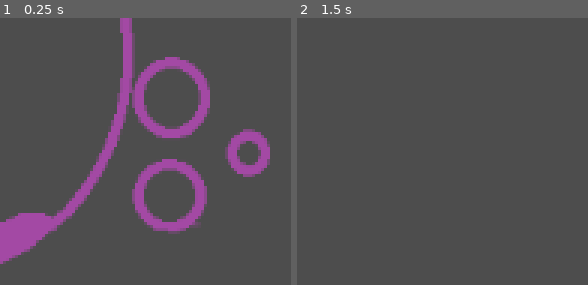
Above: before the commit, frames 1-2 (left to right).
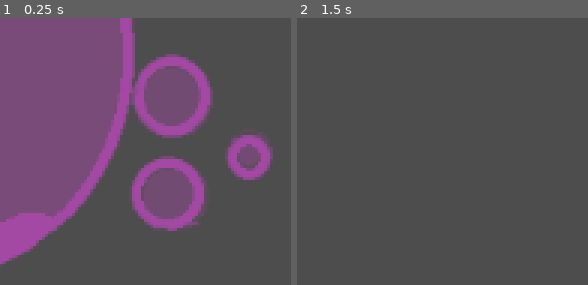
Above: after the commit, the same moments.

Repository: archimbald4488/FGJ2025
Game: Godot game, scene res://scenes/bubble.tscn
Same seed, same stepped clock (60 frames per second), same inputs: the game is played once before the commit and once after it. This scene is started directly instead of the project's main scene.
Inputs (mouse positions are in pixels of both pictures, inside the frame that each line leads up to):
- Up to frame 1 (0.25 s): no input
- Up to frame 2 (1.5 s): tap Enter at 0.5 s; move the mouse to (outside the picture) at 0.52 s; hold D (right) 0.53-1.28 s; click (outside the picture) at 0.6 s; move the mouse to (outside the picture) at 1.27 s; hold S (down) from 1.28 s (still down); click (outside the picture) at 1.35 s

The runs differ from the first frame. In frame 1, 36% of the frame differs, in the area x 0-94%, y 0-93%; in frame 2, nothing differs.

Commit message:
bubble animations

Diff:
--- a/scenes/bubble.tscn
+++ b/scenes/bubble.tscn
@@ -1,24 +1,69 @@
-[gd_scene load_steps=6 format=3 uid="uid://hvq1ttya5dg5"]
+[gd_scene load_steps=9 format=3 uid="uid://hvq1ttya5dg5"]
 
-[ext_resource type="Texture2D" uid="uid://2vwa0qtcda13" path="res://assets/bubble3.png" id="1_p288i"]
-[ext_resource type="Texture2D" uid="uid://4iqldemxauiw" path="res://assets/bubble2.png" id="2_6ljeh"]
-[ext_resource type="Texture2D" uid="uid://s82i5rwrq2cf" path="res://assets/bubble1.png" id="3_71i3b"]
+[ext_resource type="Texture2D" uid="uid://65hyw4aescil" path="res://assets/new-bubble/bubble.png" id="1_0x4xo"]
+[ext_resource type="Texture2D" uid="uid://dj2112bppijho" path="res://assets/new-bubble/bubble2.png" id="2_a8148"]
+[ext_resource type="Texture2D" uid="uid://b4o61wiq48koe" path="res://assets/new-bubble/bubble3.png" id="3_ejqa4"]
 [ext_resource type="Script" path="res://scenes/bubble.gd" id="4_4qj3w"]
+[ext_resource type="Texture2D" uid="uid://d3j6tgx3v0sq1" path="res://assets/new-bubble/bubble4.png" id="4_x47jt"]
+[ext_resource type="Texture2D" uid="uid://dp3c522txuju6" path="res://assets/new-bubble/bubble5.png" id="5_purx2"]
+[ext_resource type="Texture2D" uid="uid://cbk50ofhsb3fp" path="res://assets/new-bubble/bubble6.png" id="6_217hf"]
 
 [sub_resource type="SpriteFrames" id="SpriteFrames_l8juc"]
 animations = [{
 "frames": [{
 "duration": 1.0,
-"texture": ExtResource("1_p288i")
+"texture": ExtResource("1_0x4xo")
 }, {
 "duration": 1.0,
-"texture": ExtResource("2_6ljeh")
+"texture": ExtResource("2_a8148")
 }, {
 "duration": 1.0,
-"texture": ExtResource("1_p288i")
+"texture": ExtResource("3_ejqa4")
 }, {
 "duration": 1.0,
-"texture": ExtResource("3_71i3b")
+"texture": ExtResource("1_0x4xo")
+}, {
+"duration": 1.0,
+"texture": ExtResource("1_0x4xo")
+}, {
+"duration": 1.0,
+"texture": ExtResource("2_a8148")
+}, {
+"duration": 1.0,
+"texture": ExtResource("3_ejqa4")
+}, {
+"duration": 1.0,
+"texture": ExtResource("1_0x4xo")
+}, {
+"duration": 1.0,
+"texture": ExtResource("2_a8148")
+}, {
+"duration": 1.0,
+"texture": ExtResource("3_ejqa4")
+}, {
+"duration": 1.0,
+"texture": ExtResource("2_a8148")
+}, {
+"duration": 1.0,
+"texture": ExtResource("3_ejqa4")
+}, {
+"duration": 1.0,
+"texture": ExtResource("1_0x4xo")
+}, {
+"duration": 1.0,
+"texture": ExtResource("4_x47jt")
+}, {
+"duration": 1.0,
+"texture": ExtResource("5_purx2")
+}, {
+"duration": 1.0,
+"texture": ExtResource("6_217hf")
+}, {
+"duration": 1.0,
+"texture": ExtResource("5_purx2")
+}, {
+"duration": 1.0,
+"texture": ExtResource("4_x47jt")
 }],
 "loop": true,
 "name": &"bubbles",
@@ -28,5 +73,5 @@
 [node name="Bubble" type="AnimatedSprite2D"]
 sprite_frames = SubResource("SpriteFrames_l8juc")
 animation = &"bubbles"
-frame_progress = 0.774952
+frame_progress = 0.562089
 script = ExtResource("4_4qj3w")
--- a/scenes/map.tscn
+++ b/scenes/map.tscn
@@ -1,15 +1,14 @@
-[gd_scene load_steps=15 format=3 uid="uid://hmga23hvrsvb"]
+[gd_scene load_steps=14 format=3 uid="uid://hmga23hvrsvb"]
 
 [ext_resource type="Script" path="res://scenes/map.gd" id="1_1tk0n"]
 [ext_resource type="Texture2D" uid="uid://b5hsebu8w1nbh" path="res://assets/Sunnyside assets/TILESET/SunnysideWorld_Tileset_V0.1.png" id="1_lkicu"]
 [ext_resource type="PackedScene" uid="uid://dq1xnliwhi688" path="res://scenes/player/player.tscn" id="2_2hccj"]
-[ext_resource type="PackedScene" uid="uid://ni0bal3rv040" path="res://scenes/cauldron.tscn" id="5_22xbv"]
 [ext_resource type="PackedScene" uid="uid://cp84t5412c2l7" path="res://scenes/hud.tscn" id="4_wihdx"]
+[ext_resource type="PackedScene" uid="uid://ni0bal3rv040" path="res://scenes/Cauldron.tscn" id="5_22xbv"]
 [ext_resource type="Script" path="res://scenes/cauldron.gd" id="6_2idbb"]
 [ext_resource type="AudioStream" uid="uid://351cv7k5vs5f" path="res://assets/Music/Something Brewing.wav" id="6_wawty"]
 [ext_resource type="AudioStream" uid="uid://vbf1lqlcqwfm" path="res://assets/Music/Boiling point.wav" id="7_0uqrk"]
 [ext_resource type="AudioStream" uid="uid://bqmaohmvxs6fn" path="res://assets/Music/FGJ3.wav" id="7_cmvh3"]
-[ext_resource type="PackedScene" uid="uid://bkp07ucalvdqe" path="res://scenes/powerups/powerup.tscn" id="7_tccl7"]
 [ext_resource type="AudioStream" uid="uid://clxr2ovxshfg3" path="res://assets/Music/FGJ2.wav" id="8_bs0ea"]
 
 [sub_resource type="TileSetAtlasSource" id="TileSetAtlasSource_0sjg1"]
@@ -463,7 +462,7 @@
 
 [node name="Player" parent="." instance=ExtResource("2_2hccj")]
 position = Vector2(-1, 34)
-scale = Vector2(0.2, 0.2)
+scale = Vector2(0.1, 0.1)
 health = 10
 metadata/_edit_group_ = true
 
--- a/scenes/player/player.tscn
+++ b/scenes/player/player.tscn
@@ -180,9 +180,8 @@
 rotation = 1.5708
 scale = Vector2(6, 6.323)
 sprite_frames = SubResource("SpriteFrames_74g05")
-animation = &"Idle animation"
+animation = &"Attack animation"
 autoplay = "Idle animation"
-frame_progress = 0.875302
 
 [node name="Attack2" type="Area2D" parent="Sprite2D"]
 position = Vector2(-2.75, 4.50735)
Binary file added: assets/new-bubble/bubble.png
Not shown, added: assets/new-bubble/bubble.png.import
Binary file added: assets/new-bubble/bubble2.png
Not shown, added: assets/new-bubble/bubble2.png.import
Binary file added: assets/new-bubble/bubble3.png
Not shown, added: assets/new-bubble/bubble3.png.import
Binary file added: assets/new-bubble/bubble4.png
Not shown, added: assets/new-bubble/bubble4.png.import
Binary file added: assets/new-bubble/bubble5.png
Not shown, added: assets/new-bubble/bubble5.png.import
Binary file added: assets/new-bubble/bubble6.png
Not shown, added: assets/new-bubble/bubble6.png.import
